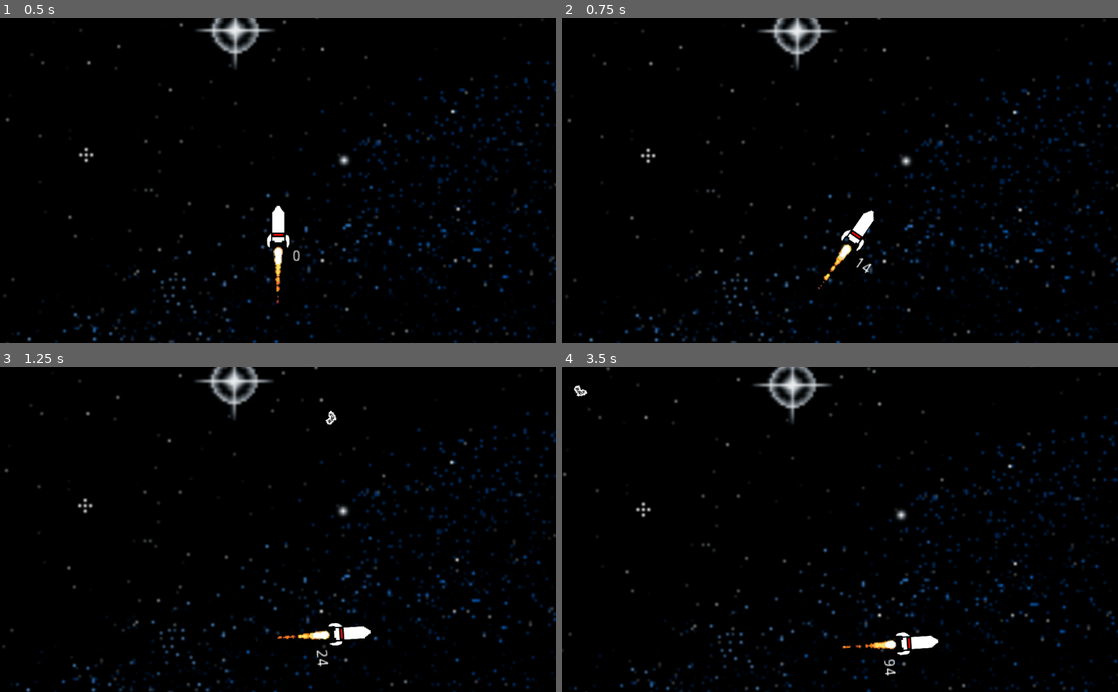
Above: before the commit, frames 1-4 (two rows, left to right).
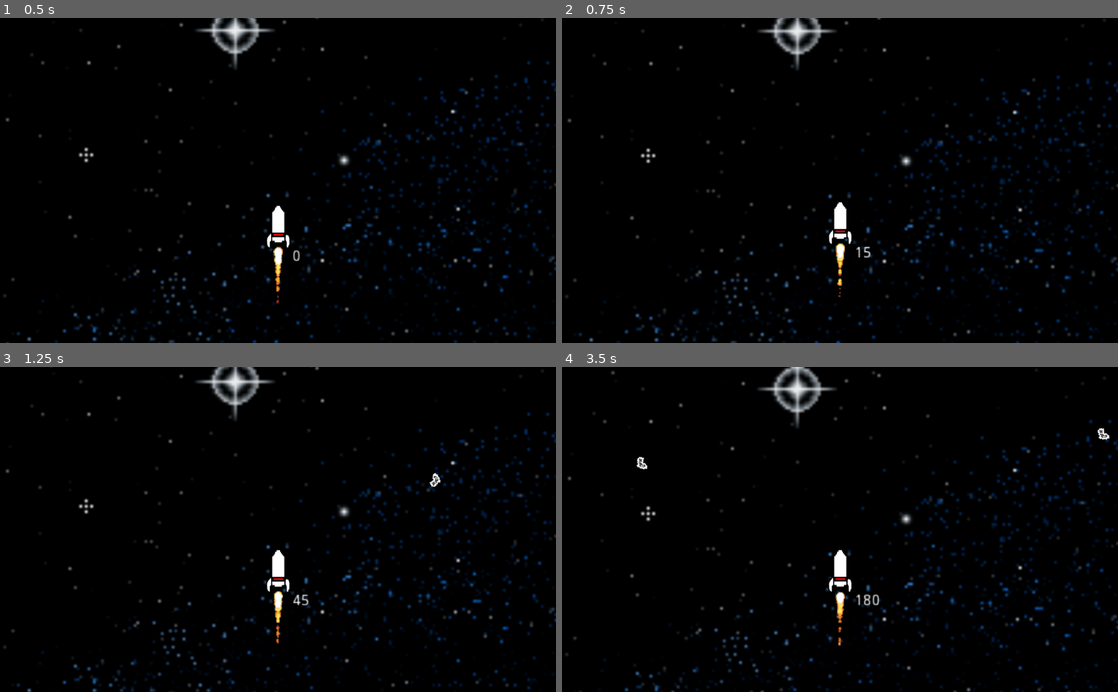
Above: after the commit, the same moments.

Repository: abheekda1/astervoid
Game: Godot game, scene res://Game Scenes/Game.tscn
Two runs of this game, one before a commit and one after it. Both use one fixed random seed, a clock stepped at 60 frames per second and the inputs below.
Inputs (mouse positions are in pixels of both pictures, inside the frame that each line leads up to):
- Up to frame 1 (0.5 s): no input
- Up to frame 2 (0.75 s): move the mouse to (962, 164) at 0.52 s; hold Right (turn_right) from 0.53 s (still down); click (962, 164) at 0.67 s
- Up to frame 3 (1.25 s): keep holding Right (turn_right)
- Up to frame 4 (3.5 s): move the mouse to (728, 545) at 1.27 s; release Right (turn_right) at 1.28 s; hold Left (turn_left) 1.28-2.03 s; move the mouse to (895, 458) at 2.02 s; hold Right (turn_right) from 2.03 s (still down); move the mouse to (812, 594) at 2.77 s; click (812, 594) at 2.92 s

Frame 1 is identical in both runs. In frame 2, 0.8% of the frame differs, in the area x 46-57%, y 56-86%; in frame 3, 3.6%; in frame 4, 7.9%, in the area x 0-100%, y 0-100%.
Error after the commit: Invalid get index 'position' (on base: 'GDScriptNativeClass'). (res://Scripts/Rocket.gd:23)

Commit message:
First mobile test
This is the first test. We'll test it out, see how it goes, and modify things along the way.

Diff:
--- a/Game Scenes/Game.tscn
+++ b/Game Scenes/Game.tscn
@@ -34,7 +34,7 @@
 [node name="ParallaxLayer" type="ParallaxLayer" parent="ParallaxBackground"]
 motion_scale = Vector2( 0.01, 0.01 )
 
-[node name="Sprite" type="Sprite" parent="ParallaxBackground/ParallaxLayer"]
+[node name="Background" type="Sprite" parent="ParallaxBackground/ParallaxLayer"]
 position = Vector2( 89.4544, -100.794 )
 scale = Vector2( 5, 5 )
 texture = ExtResource( 3 )
--- a/Scripts/Rocket.gd
+++ b/Scripts/Rocket.gd
@@ -20,11 +20,11 @@
 		yield(get_tree().create_timer(1.5), "timeout")
 		queue_free()
 		get_tree().reload_current_scene()
-	if (Input.is_action_pressed("turn_left")):
+	if (InputEventScreenTouch.position <= get_viewport_rect().size.x/2):
 		if angle > -1.5:
 			rotate(-0.05)
 			angle -= 0.05
-	elif (Input.is_action_pressed("turn_right")):
+	elif (InputEventScreenTouch.position > get_viewport_rect().size.x/2):
 		if angle < 1.5:
 			rotate(0.05)
 			angle += 0.05
Binary file added: Images and Anims/Other/icon1024.png
Not shown, added: Images and Anims/Other/icon1024.png.import
Binary file added: Images and Anims/Other/icon120.png
Not shown, added: Images and Anims/Other/icon120.png.import
Binary file added: Images and Anims/Other/icon76.png
Not shown, added: Images and Anims/Other/icon76.png.import
Not shown, changed: export_presets.cfg
